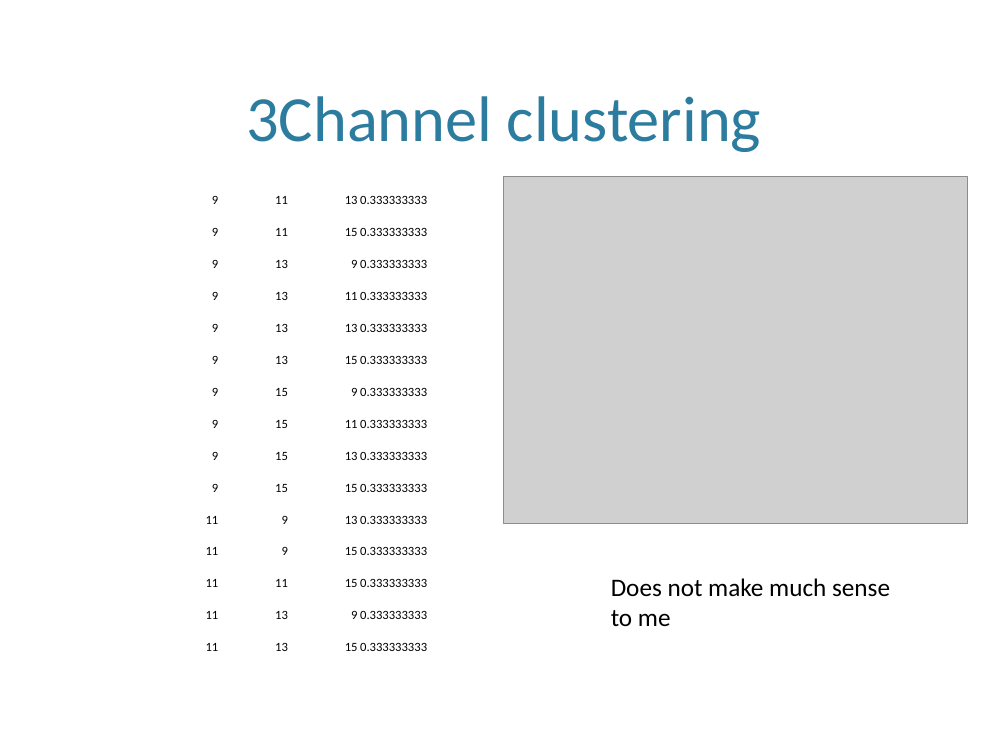
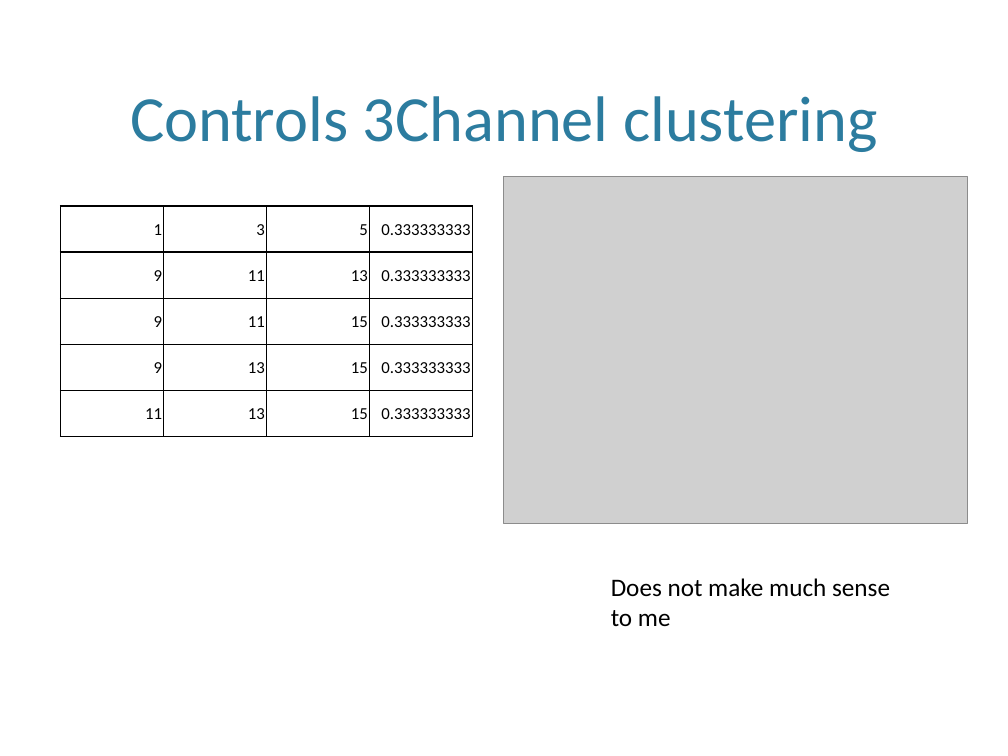
Before and after one commit to leolincoln/athelets, a slide deck: slide 6 of Texts/Atheletes_clustering.pptx (slide 8 before the commit). Drawn at 1008x756 pixels with LibreOffice and Linux fonts; fonts in the diff are those of the drawing; grey boxes stand for pictures; background and template pictures are left out. Boxes give left, top, right and bottom in pixels: in the first picture for what was removed or moved away, otherwise in the second. Text is boxed around its words. In the diff, an @@ line names an element or a change of style, - is before the commit and + after.

```diff
--- a/Texts/Atheletes_clustering.pptx
+++ b/Texts/Atheletes_clustering.pptx
@@ title at [130, 96, 877, 152]: text changed @@
-3Channel clustering
+Controls 3Channel clustering
@@ table removed at [150, 176, 428, 655], 15 rows, 4 columns @@
-9 | 11 | 13 | 0.333333333
-9 | 11 | 15 | 0.333333333
-9 | 13 | 9 | 0.333333333
-9 | 13 | 11 | 0.333333333
-9 | 13 | 13 | 0.333333333
-9 | 13 | 15 | 0.333333333
-9 | 15 | 9 | 0.333333333
-9 | 15 | 11 | 0.333333333
-9 | 15 | 13 | 0.333333333
-9 | 15 | 15 | 0.333333333
-11 | 9 | 13 | 0.333333333
-11 | 9 | 15 | 0.333333333
-11 | 11 | 15 | 0.333333333
-11 | 13 | 9 | 0.333333333
-11 | 13 | 15 | 0.333333333
@@ table added at [60, 206, 472, 435], 5 rows, 4 columns @@
+1 | 3 | 5 | 0.333333333
+9 | 11 | 13 | 0.333333333
+9 | 11 | 15 | 0.333333333
+9 | 13 | 15 | 0.333333333
+11 | 13 | 15 | 0.333333333
```
Also in this commit, not shown: 9 other slides changed, 1 slide added, 6 slides removed, 9 other files.
